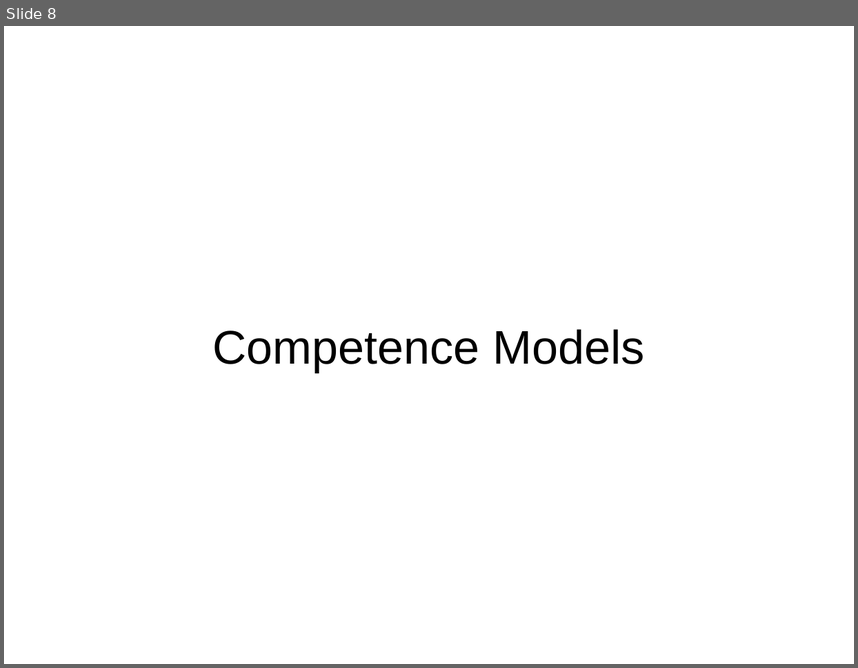
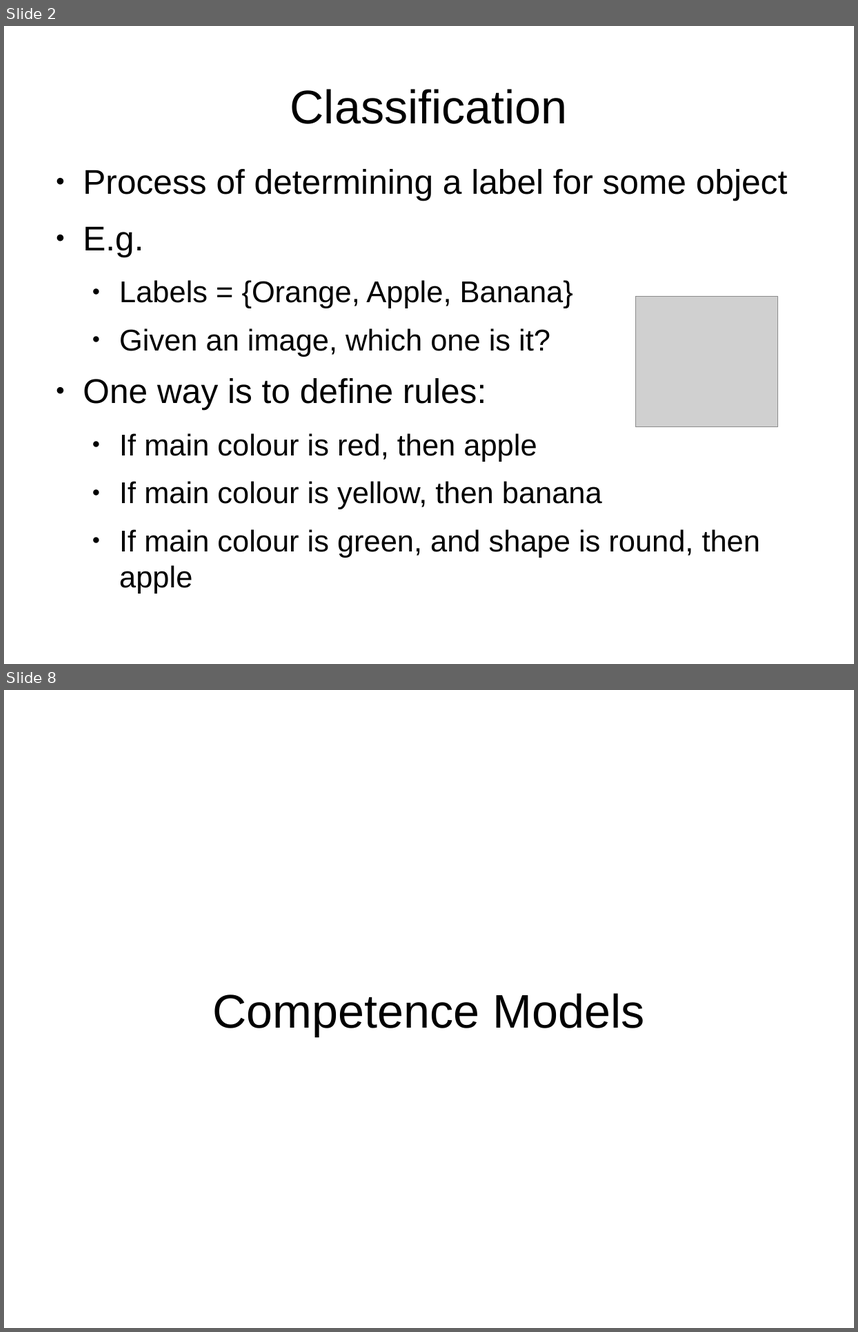
Before and after one commit to charlesmccarthyirl/FYP, a slide deck: Documentation/Demo Day/Presentation.odp. Shown one above the other, each under a label of ours: slide 8 before the commit, slides 2 and 8 after it; the slides between them are not shown. The pictures are 858x668 and 858x1332 pixels, drawn with LibreOffice and Linux fonts; fonts in the diff are those of the drawing; grey boxes stand for pictures. Boxes give left, top, right and bottom in pixels: in the first picture for what was removed or moved away, otherwise in the second. Text is boxed around its words. In the diff, an @@ line names an element or a change of style, - is before the commit and + after.

```diff
--- a/Documentation/Demo Day/Presentation.odp
+++ b/Documentation/Demo Day/Presentation.odp
@@ slide 2 added at [4,26,854,664], background #FFFFFF @@
@@ title added at [290,89,568,124], 44 pt, text #000000 @@
+Classification
@@ text added at [83,169,787,593], 28 pt, text #000000 @@
+● Process of determining a label for some object
+● E.g.
+  ● Labels = {Orange, Apple, Banana}
+  ● Given an image, which one is it?
+● One way is to define rules:
+  ● If main colour is red, then apple
+  ● If main colour is yellow, then banana
+  ● If main colour is green, and shape is round, then apple
@@ picture added at [636,296,778,426] @@
```
Also in this commit, not shown: 12 slides changed, 13 other slides added, 3 slides removed.
